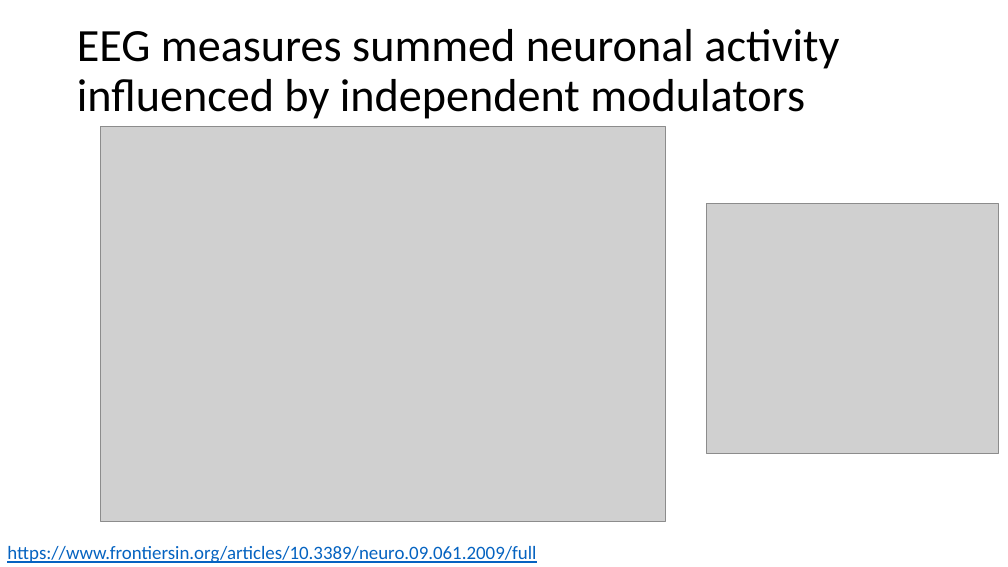
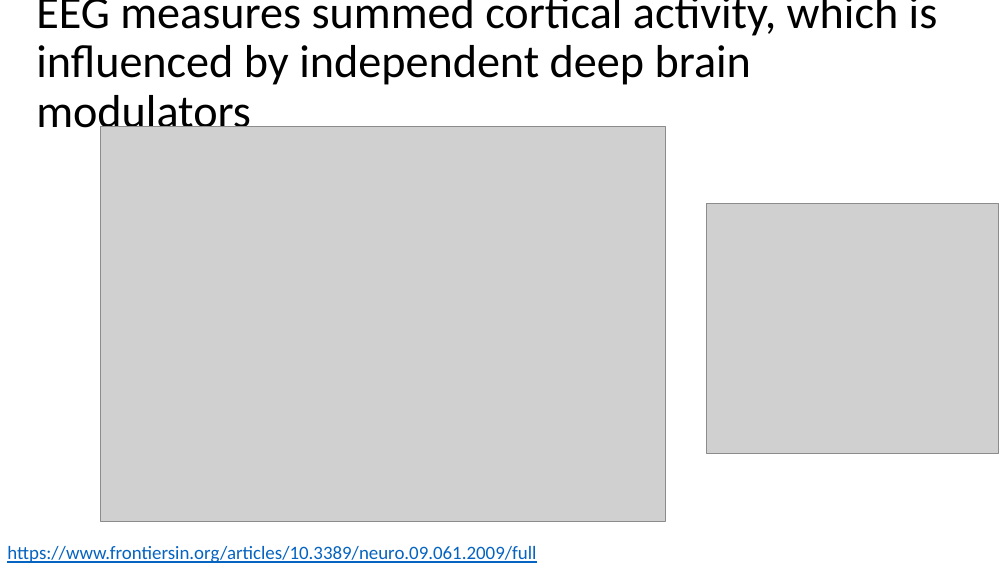
Before and after one commit to russellu/cs405, a slide deck: slide 26 of Lecture_16.pptx. Drawn at 1008x567 pixels with LibreOffice and Linux fonts; fonts in the diff are those of the drawing; grey boxes stand for pictures. Boxes give left, top, right and bottom in pixels: in the first picture for what was removed or moved away, otherwise in the second. Text is boxed around its words. In the diff, an @@ line names an element or a change of style, - is before the commit and + after.

```diff
--- a/Lecture_16.pptx
+++ b/Lecture_16.pptx
@@ title at bbox=[36, 0, 938, 139]: text changed @@
-EEG measures summed neuronal activity influenced by independent modulators
+EEG measures summed cortical activity, which is influenced by independent deep brain modulators
```
Also in this commit, not shown: 9 other slides changed, 1 other file.
